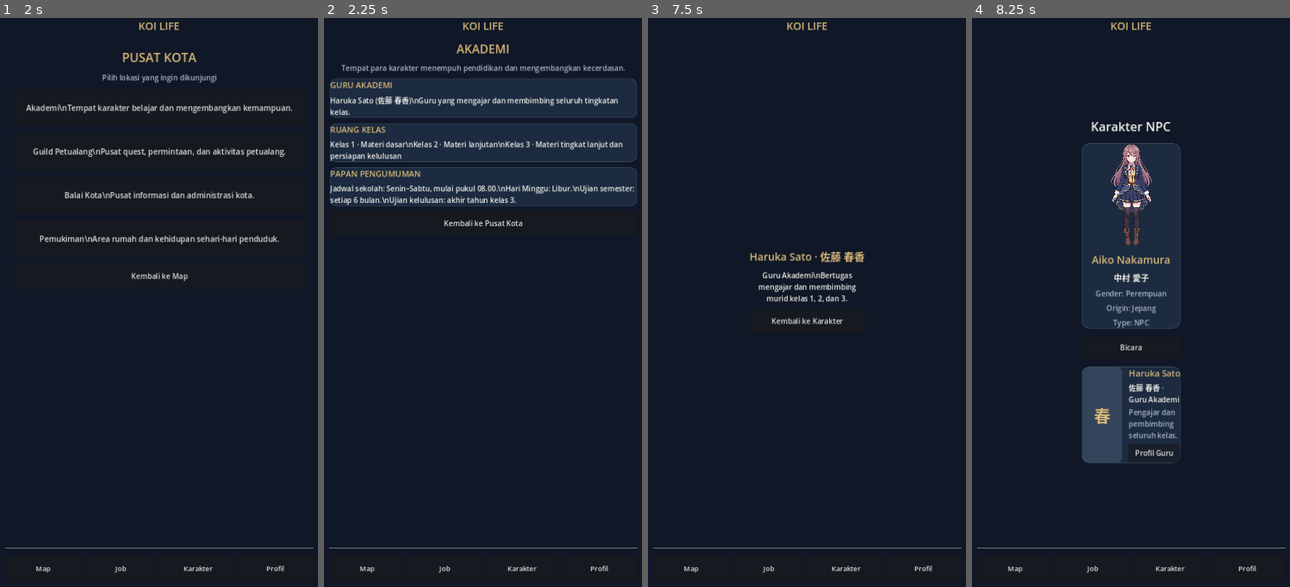
Above: before the commit, frames 1-4 (left to right).
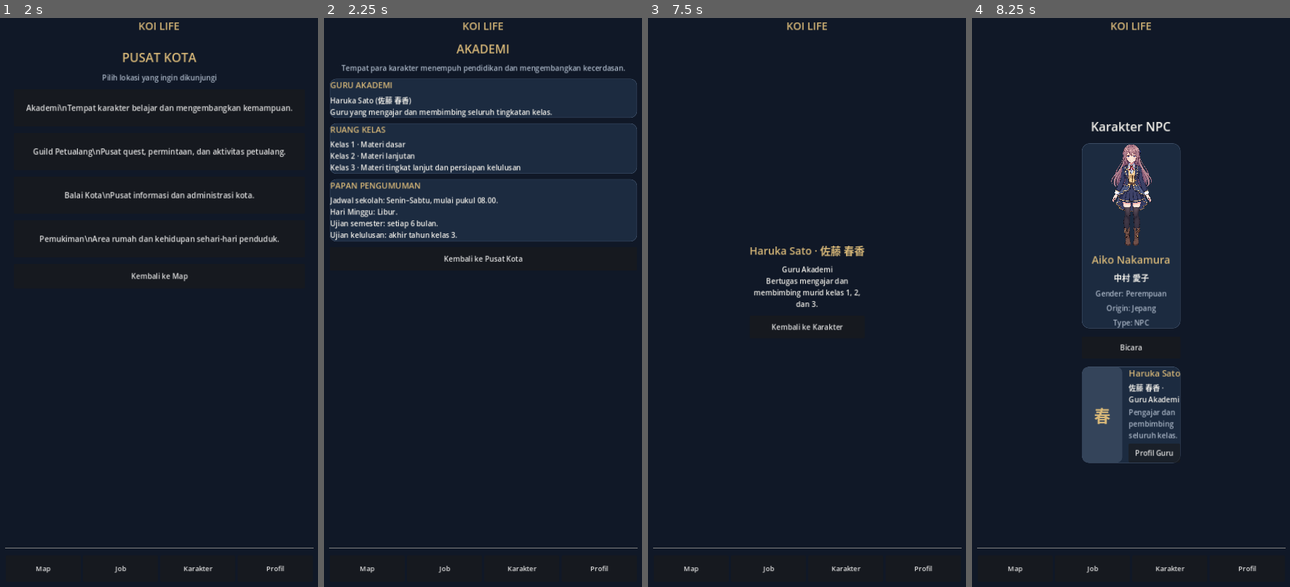
Above: after the commit, the same moments.

Repository: Koidyavol/Koikingdom
Game: Godot game, scene res://scenes/main.tscn
Same seed, same stepped clock (60 frames per second), same inputs: the game is played once before the commit and once after it.
Inputs:
- Up to frame 1 (2 s): click "Map" at 0.5 s; click "PUSAT KOTA" at 1.25 s
- Up to frame 2 (2.25 s): click "Akademi\nTempat karakter bela…" at 2 s
- Up to frame 3 (7.5 s): click "Kembali ke Pusat Kota" at 2.75 s; click "Guild Petualang\nPusat quest,…" at 3.5 s; click "Kembali ke Pusat Kota" at 4.25 s; click "Balai Kota\nPusat informasi d…" at 5 s; click "Job" at 5.75 s; click "Karakter" at 6.5 s; click "Profil Guru" at 7.25 s
- Up to frame 4 (8.25 s): click "Kembali ke Karakter" at 8 s

Frame 1 is identical in both runs. In frame 2, 11% of the frame differs, in the area x 1-99%, y 13-43%; in frame 3, 2.1%; in frame 4, nothing differs.

Commit message:
Fix academy text line breaks

Diff:
--- a/scripts/main.gd
+++ b/scripts/main.gd
@@ -283,7 +283,7 @@
 	layout.add_child(title)
 
 	var description := Label.new()
-	description.text = "Guru Akademi\\nBertugas mengajar dan membimbing murid kelas 1, 2, dan 3."
+	description.text = "Guru Akademi\nBertugas mengajar dan membimbing murid kelas 1, 2, dan 3."
 	description.horizontal_alignment = HORIZONTAL_ALIGNMENT_CENTER
 	description.autowrap_mode = TextServer.AUTOWRAP_WORD_SMART
 	description.add_theme_color_override("font_color", TEXT_MAIN)
@@ -325,11 +325,11 @@
 	intro.add_theme_color_override("font_color", TEXT_MUTED)
 	layout.add_child(intro)
 
-	_add_academy_section(layout, "GURU AKADEMI", "Haruka Sato (佐藤 春香)\\nGuru yang mengajar dan membimbing seluruh tingkatan kelas.")
-
-	_add_academy_section(layout, "RUANG KELAS", "Kelas 1 · Materi dasar\\nKelas 2 · Materi lanjutan\\nKelas 3 · Materi tingkat lanjut dan persiapan kelulusan")
-
-	_add_academy_section(layout, "PAPAN PENGUMUMAN", "Jadwal sekolah: Senin–Sabtu, mulai pukul 08.00.\\nHari Minggu: Libur.\\nUjian semester: setiap 6 bulan.\\nUjian kelulusan: akhir tahun kelas 3.")
+	_add_academy_section(layout, "GURU AKADEMI", "Haruka Sato (佐藤 春香)\nGuru yang mengajar dan membimbing seluruh tingkatan kelas.")
+
+	_add_academy_section(layout, "RUANG KELAS", "Kelas 1 · Materi dasar\nKelas 2 · Materi lanjutan\nKelas 3 · Materi tingkat lanjut dan persiapan kelulusan")
+
+	_add_academy_section(layout, "PAPAN PENGUMUMAN", "Jadwal sekolah: Senin–Sabtu, mulai pukul 08.00.\nHari Minggu: Libur.\nUjian semester: setiap 6 bulan.\nUjian kelulusan: akhir tahun kelas 3.")
 
 	var back := Button.new()
 	back.text = "Kembali ke Pusat Kota"
